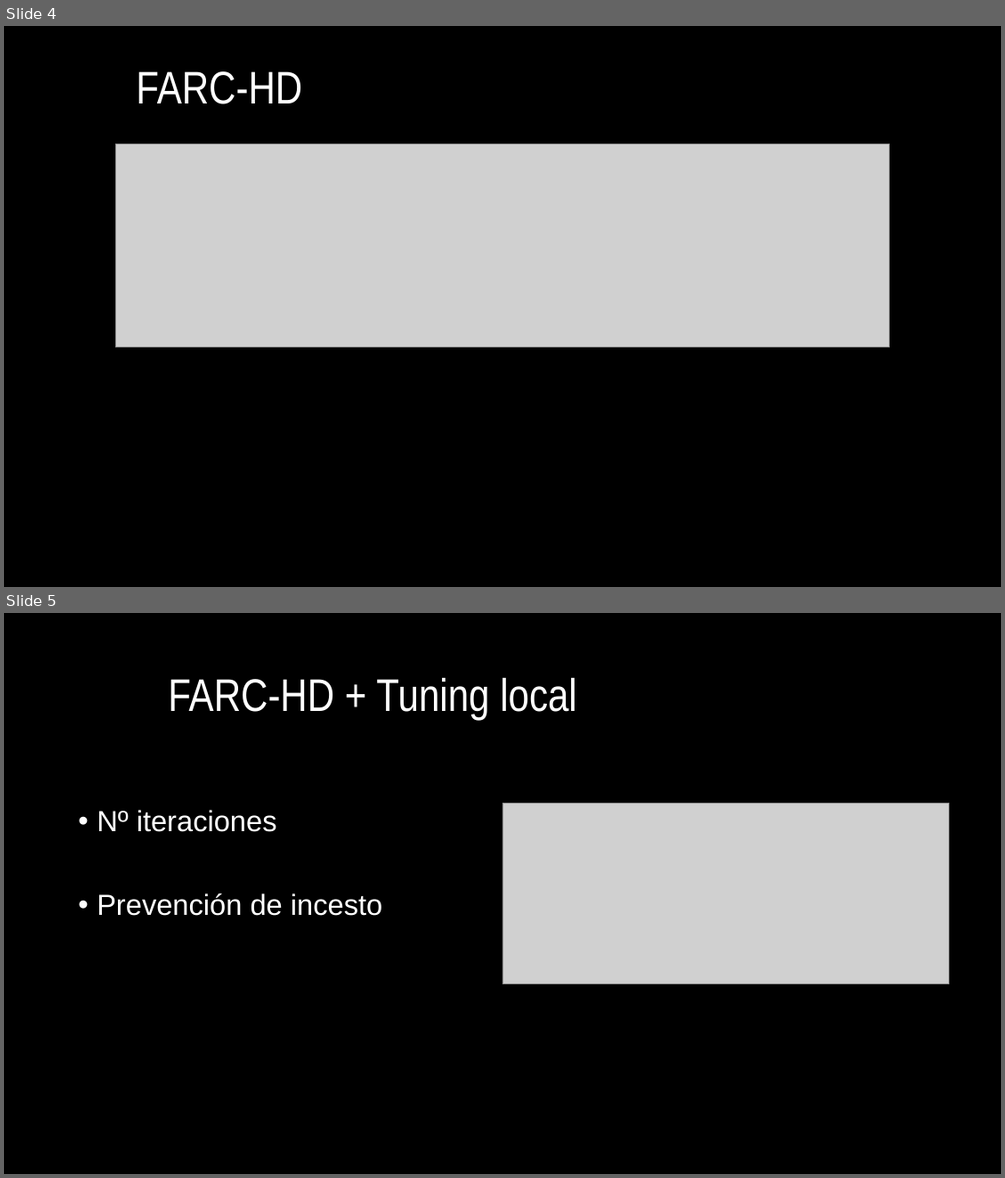
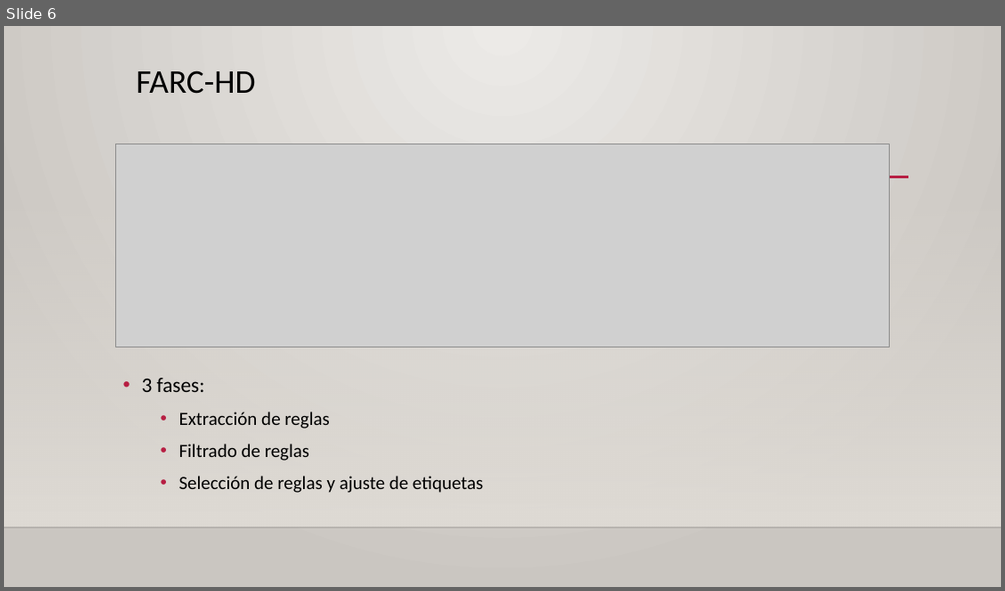
Before and after one commit to Tiburtzio/TFG, a slide deck: Docs/Presentacion.pptx. Shown one above the other, each under a label of ours: slides 4 and 5 before the commit, slide 6 after it. The pictures are 1005x1178 and 1005x591 pixels, drawn with LibreOffice and Linux fonts; fonts in the diff are those of the drawing; grey boxes stand for pictures; background and template pictures are left out. Boxes give left, top, right and bottom in pixels: in the first picture for what was removed or moved away, otherwise in the second. Text is boxed around its words. In the diff, an @@ line names an element or a change of style, - is before the commit and + after.

```diff
--- a/Docs/Presentacion.pptx
+++ b/Docs/Presentacion.pptx
@@ slide 5 removed at box(4, 613, 1001, 1174), background #000000 @@
@@ title removed at box(168, 677, 577, 720) @@
-FARC-HD + Tuning local
@@ text removed at box(97, 810, 382, 916) @@
-• Nº iteraciones
-• Prevención de incesto
@@ picture removed at box(502, 803, 949, 984) @@
@@ what was slide 4 is now slide 6 @@
@@ slide 6 changed as well @@
@@ background #000000 to gradient #ECEAE7 to #CAC7C1 @@
@@ title "FARC-HD" at box(136, 70, 255, 94): size 44 to 32 pt, font Arial Narrow to Calibri, text colour #FFFFFF to #000000 @@
@@ line added from (123, 177) to (909, 177), #B71E42 2.5 pt @@
@@ rectangle added at box(4, 192, 1001, 527), fill gradient #DFDBD5 @@
@@ text added at box(142, 378, 483, 492), 18 pt, text #000000 @@
+• 3 fases:
+  • Extracción de reglas
+  • Filtrado de reglas
+  • Selección de reglas y ajuste de etiquetas
@@ line added from (4, 527) to (1001, 527), #000001 1 pt @@
```
Also in this commit, not shown: 4 other slides changed, 14 slides added, 2 other slides removed, 1 other file.
